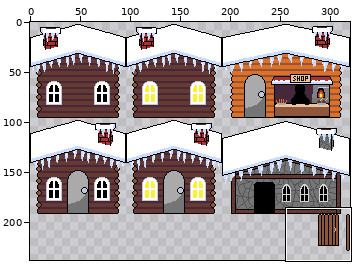
One commit to this sprite sheet: Assets/Textures/Map/buildings.png. Above, an overview of the earlier version with the close-up marked.
Close-up. First the earlier version:
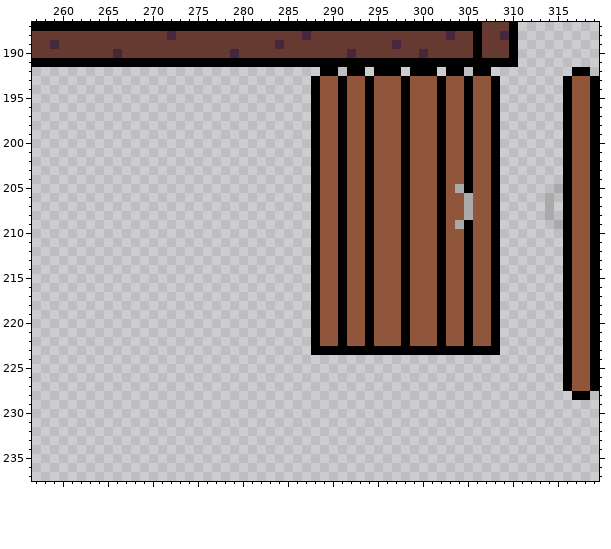
The file is 320x320 pixels. Shown: x 257..319, y 187..237. The wide view leaves out empty margins.
New version:
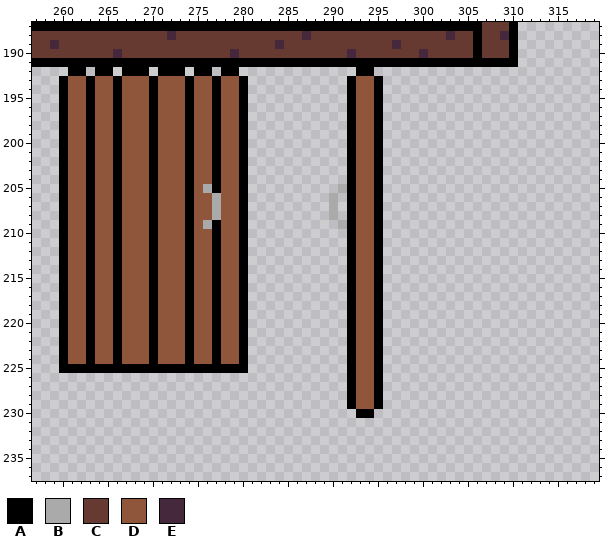
Palette (. is transparent): A #000000  B #aaaaaa  C #663931  D #8f563b  E #45283c
The edit:
The edit adds colour A in row 192 at x 261 to 262, 264 to 265, 267 to 269, 271 to 273, 275 to 276, 278 to 279 and 294; in rows 193 to 205 at x 260, 263, 266, 270, 274, 277 and 280; in rows 206 to 208 at x 260, 263, 266, 270, 274 and 280; in rows 209 to 223 at x 260, 263, 266, 270, 274, 277 and 280; in row 224 at x 260, 263, 266, 270, 274, 277, 280, 292 and 295; in row 225 at x 260 to 280, 292 and 295.
The edit adds colour A in rows 226 to 229 at x 292 and 295; in row 230 at x 293 to 294.
Colour D gives way to colour A in rows 193 to 222 at x 292 and 295.
The edit adds colour B in row 205 at x 276; in rows 206 to 208 at x 277; in row 209 at x 276.
Colour A gives way to colour B in row 205 at x 291; in row 209 at x 291.
Colour D gives way to colour B in rows 206 to 208 at x 290.
The edit adds colour D in rows 193 to 204 at x 261 to 262, 264 to 265, 267 to 269, 271 to 273, 275 to 276 and 278 to 279; in row 205 at x 261 to 262, 264 to 265, 267 to 269, 271 to 273, 275 and 278 to 279; in rows 206 to 208 at x 261 to 262, 264 to 265, 267 to 269, 271 to 273, 275 to 276 and 278 to 279; in row 209 at x 261 to 262, 264 to 265, 267 to 269, 271 to 273, 275 and 278 to 279; in rows 210 to 223 at x 261 to 262, 264 to 265, 267 to 269, 271 to 273, 275 to 276 and 278 to 279; in row 224 at x 261 to 262, 264 to 265, 267 to 269, 271 to 273, 275 to 276, 278 to 279 and 293 to 294.
The edit adds colour D in rows 225 to 229 at x 293 to 294.
Colour A gives way to colour D in rows 193 to 222 at x 294; in row 223 at x 293 to 294.
Colour A is removed in row 192 at x 289 to 290, 292, 295 to 297, 299 to 301, 303 to 304, 306 to 307 and 317 to 318; in rows 193 to 204 at x 288, 291, 298, 302, 305, 308, 316 and 319; in row 205 at x 288, 298, 302, 305, 308, 316 and 319; in rows 206 to 208 at x 288, 291, 298, 302, 308, 316 and 319; in row 209 at x 288, 298, 302, 305, 308, 316 and 319; in rows 210 to 222 at x 288, 291, 298, 302, 305, 308, 316 and 319.
Colour A is removed in row 223 at x 288 to 291, 296 to 308, 316 and 319; in rows 224 to 227 at x 316 and 319; in row 228 at x 317 to 318.
Colour B is removed in row 205 at x 304 and 315; in rows 206 to 208 at x 305 and 314; in row 209 at x 304 and 315.
Colour D is removed in rows 193 to 204 at x 289 to 290, 296 to 297, 299 to 301, 303 to 304, 306 to 307 and 317 to 318; in row 205 at x 289 to 290, 296 to 297, 299 to 301, 303, 306 to 307 and 317 to 318; in rows 206 to 208 at x 289, 296 to 297, 299 to 301, 303 to 304, 306 to 307 and 317 to 318; in row 209 at x 289 to 290, 296 to 297, 299 to 301, 303, 306 to 307 and 317 to 318; in rows 210 to 222 at x 289 to 290, 296 to 297, 299 to 301, 303 to 304, 306 to 307 and 317 to 318; in rows 223 to 227 at x 317 to 318.
Pixel boxes of the changes (left, top, right, bottom) in both close-ups:
added: (59, 67, 248, 373)
changed: (311, 67, 500, 418)
erased: (545, 67, 599, 400)
